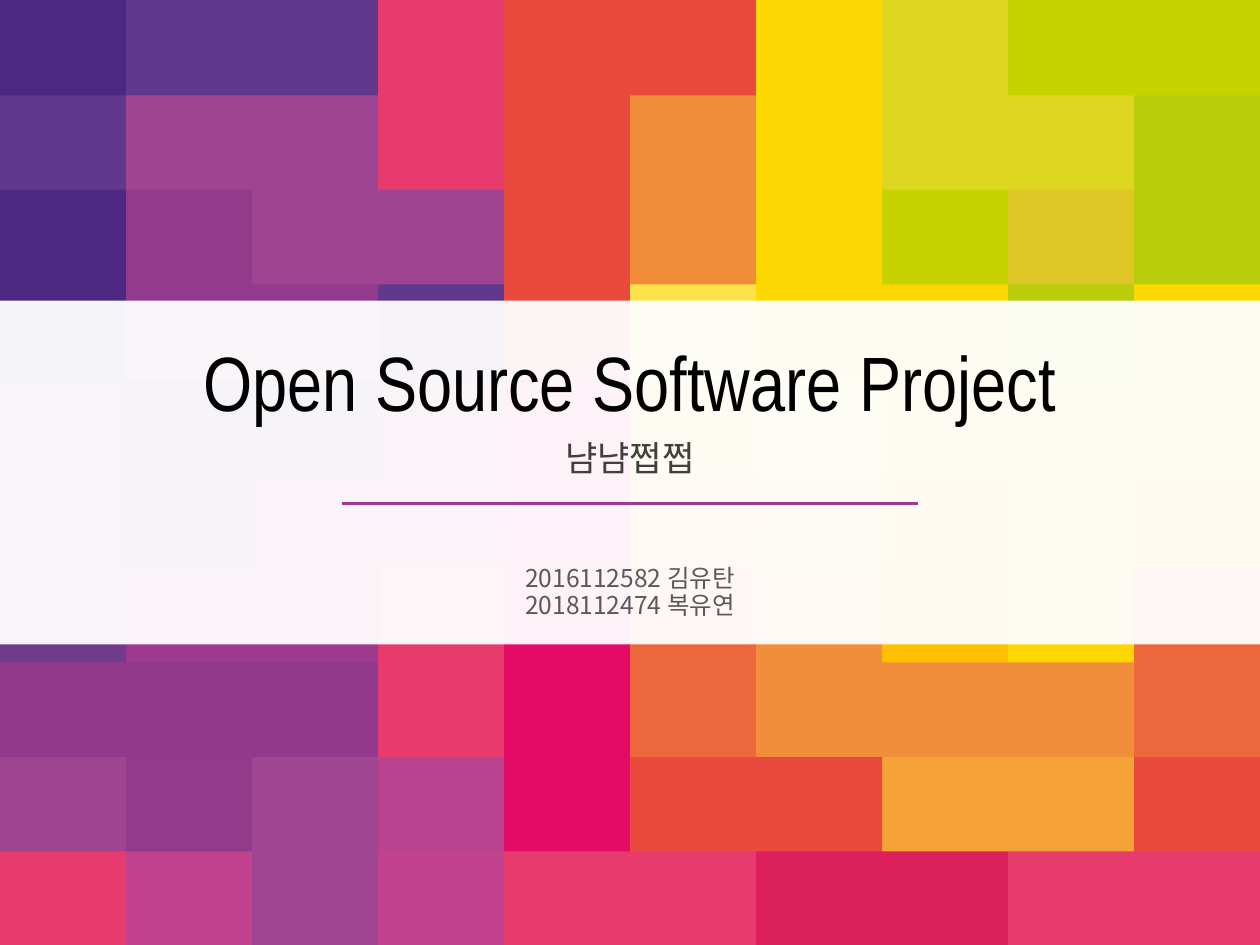
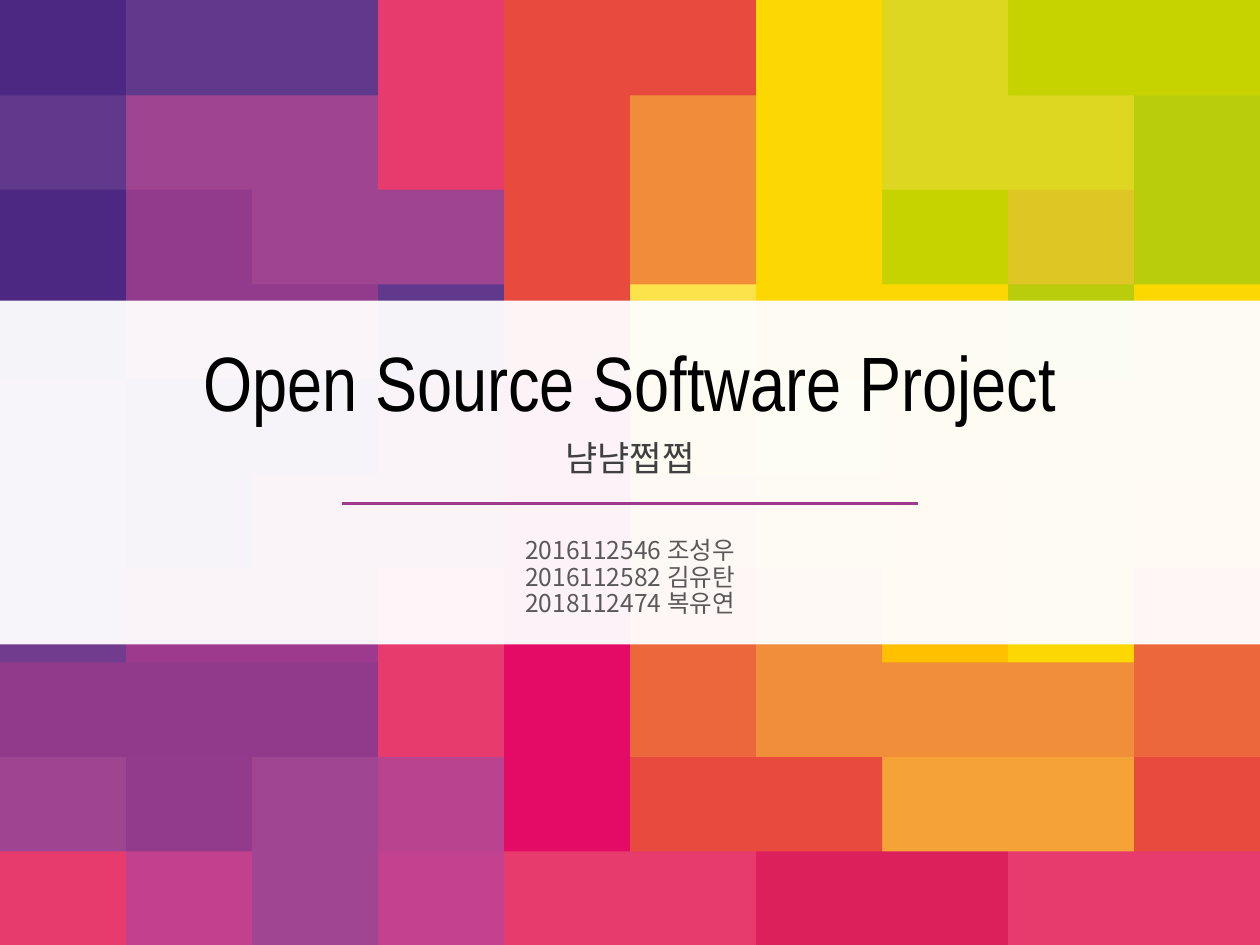
Before and after one commit to mmm4707/tettttttttt, a slide deck: slide 1 of IdeaFolder/제출 자료/냠냠쩝쩝_05_발표자료.pptx. Drawn at 1260x945 pixels with LibreOffice and Linux fonts; fonts in the diff are those of the drawing. Boxes give left, top, right and bottom in pixels: in the first picture for what was removed or moved away, otherwise in the second. Text is boxed around its words. In the diff, an @@ line names an element or a change of style, - is before the commit and + after.

```diff
--- a/IdeaFolder/제출 자료/냠냠쩝쩝_05_발표자료.pptx
+++ b/IdeaFolder/제출 자료/냠냠쩝쩝_05_발표자료.pptx
@@ text at (525, 538, 735, 561): paragraph added @@
+2016112546 조성우
```
Also in this commit, not shown: 1 other file.
